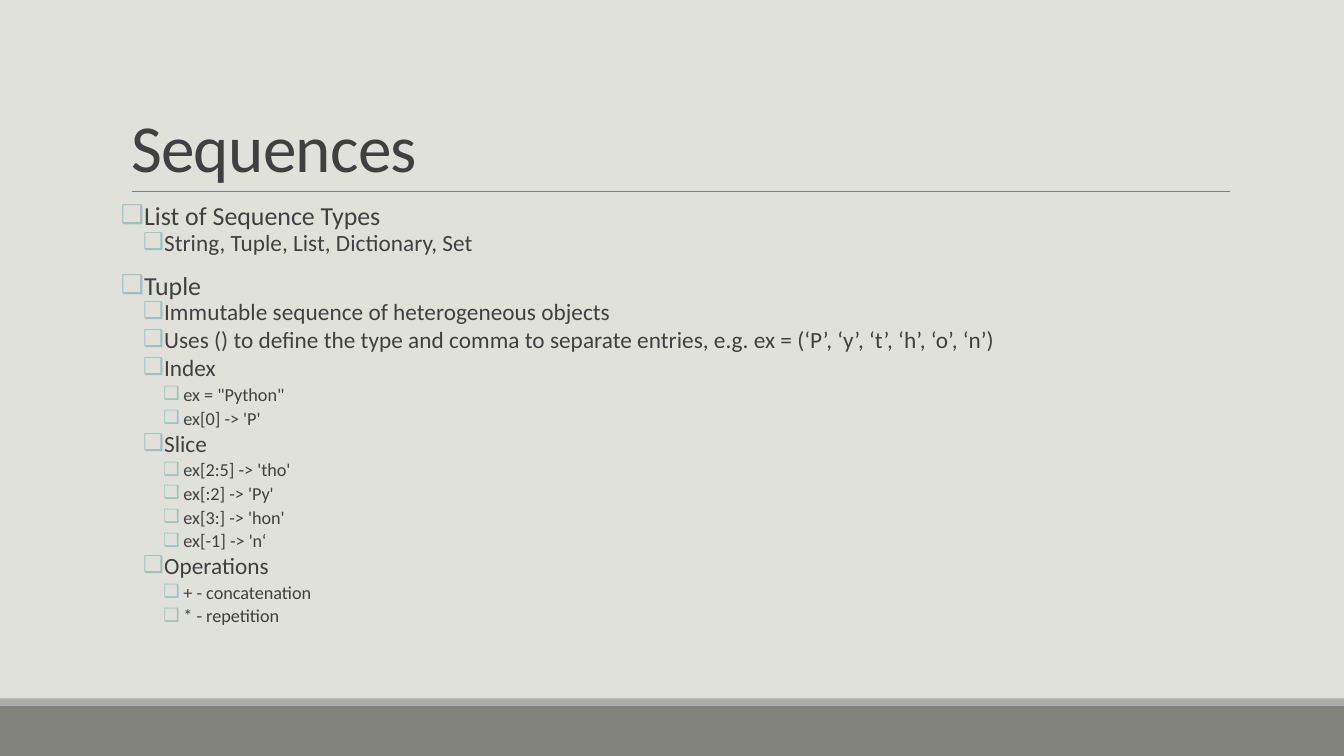
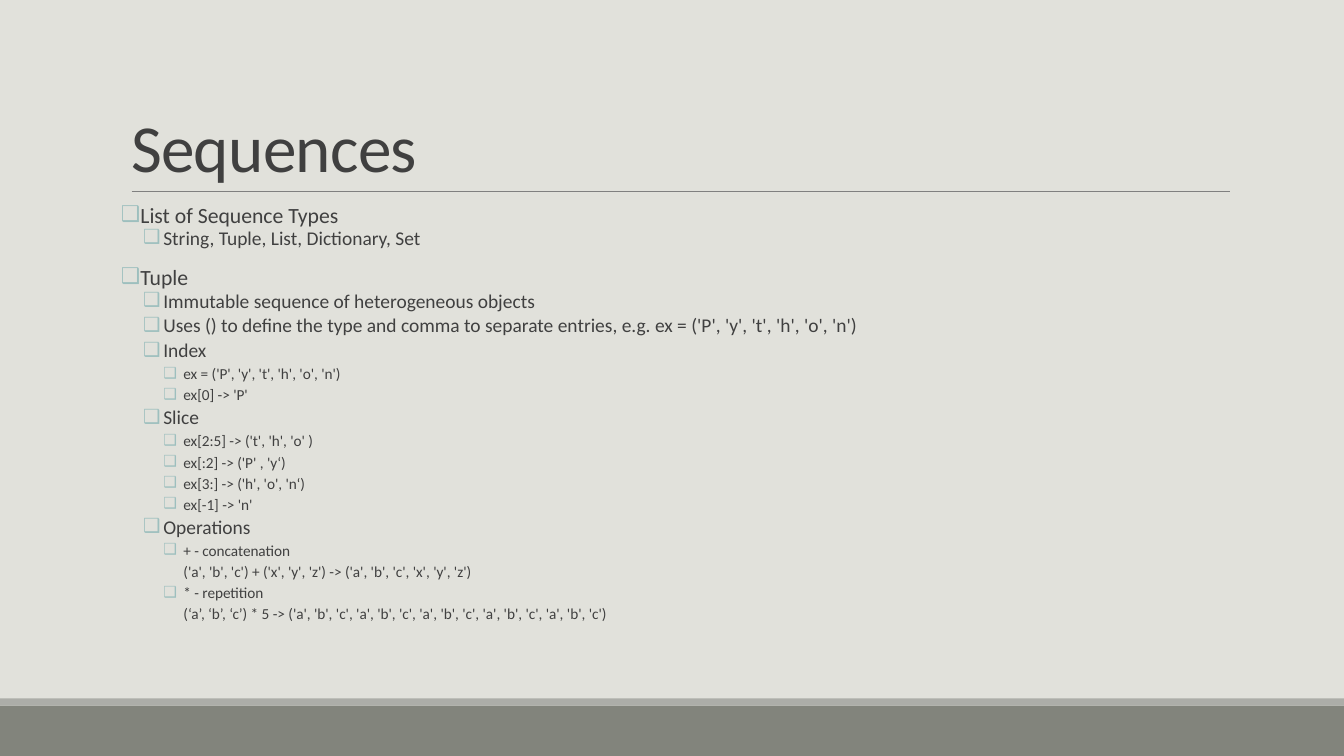
Before and after one commit to tslator/IntroToPython3, a slide deck: slide 48 of Introduction to Python 3.pptm. Drawn at 1344x756 pixels with LibreOffice and Linux fonts; fonts in the diff are those of the drawing. Boxes give left, top, right and bottom in pixels: in the first picture for what was removed or moved away, otherwise in the second. Text is boxed around its words. In the diff, an @@ line names an element or a change of style, - is before the commit and + after.

```diff
--- a/Introduction to Python 3.pptm
+++ b/Introduction to Python 3.pptm
@@ text at (x1=140, y1=208, x2=535, y2=601): size 18.5 to 15.5 pt in "List of Sequence Types", "Tuple"; size 16.6 to 13.9 pt in "String, Tuple, List, Dictionary, Set", "Immutable sequence of heterogeneous objects", "Index", "Slice" and 1 more places; size 12.9 to 10.8 pt in "ex[0] -> 'P'", "+ - concatenation", "* - repetition" @@
@@ text at (x1=163, y1=318, x2=857, y2=336): text changed; size 16.6 to 13.9 pt @@
-  ❑ Uses () to define the type and comma to separate entries, e.g. ex = (‘P’, ‘y’, ‘t’, ‘h’, ‘o’, ‘n’)
+  ❑ Uses () to define the type and comma to separate entries, e.g. ex = ('P', 'y', 't', 'h', 'o', 'n')
@@ text at (x1=183, y1=368, x2=340, y2=382): text changed; size 12.9 to 10.8 pt @@
-    ❑ ex = "Python"
+    ❑ ex = ('P', 'y', 't', 'h', 'o', 'n')
@@ text at (x1=183, y1=435, x2=305, y2=512): text changed; size 12.9 to 10.8 pt @@
-    ❑ ex[2:5] -> 'tho'
-    ❑ ex[:2] -> 'Py'
-    ❑ ex[3:] -> 'hon'
-    ❑ ex[-1] -> 'n‘
+    ❑ ex[2:5] -> ('t', 'h', 'o' )
+    ❑ ex[:2] -> ('P' , 'y‘)
+    ❑ ex[3:] -> ('h', 'o', 'n‘)
+    ❑ ex[-1] -> 'n'
@@ text at (x1=183, y1=566, x2=471, y2=580): paragraph added @@
+      ('a', 'b', 'c') + ('x', 'y', 'z') -> ('a', 'b', 'c', 'x', 'y', 'z')
@@ text at (x1=183, y1=608, x2=607, y2=621): paragraph added @@
+      (‘a’, ‘b’, ‘c’) * 5 -> ('a', 'b', 'c', 'a', 'b', 'c', 'a', 'b', 'c', 'a', 'b', 'c', 'a', 'b', 'c')
```
Also in this commit, not shown: 20 other slides changed, 42 slides added, 1 slide removed, 15 other files.
